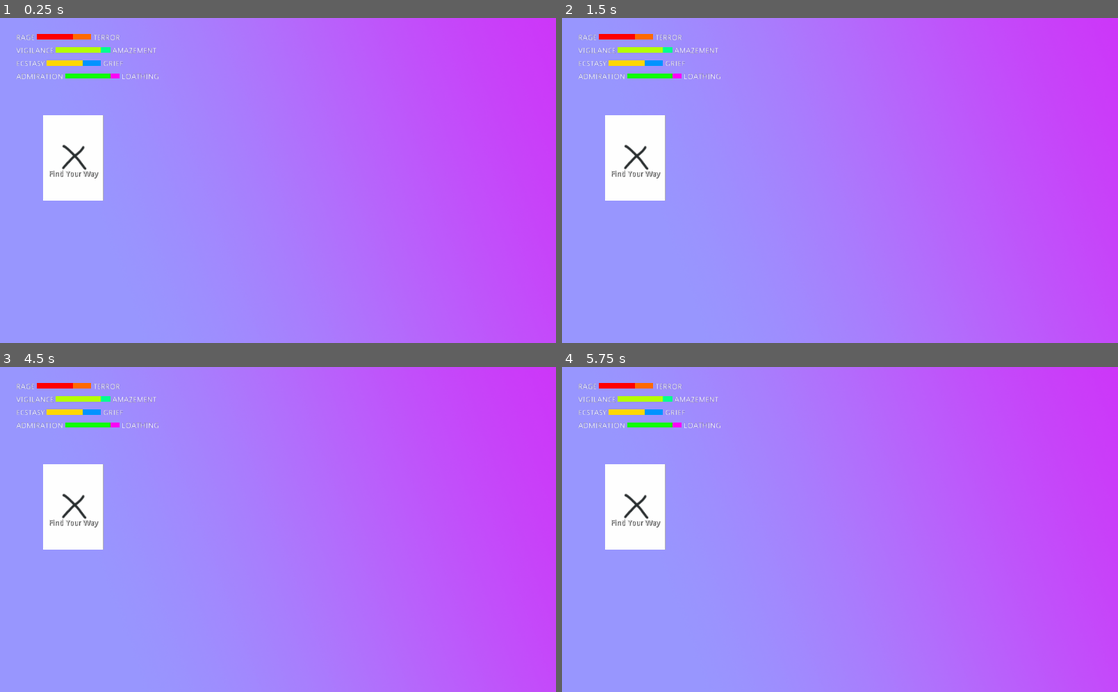
Above: before the commit, frames 1-4 (two rows, left to right).
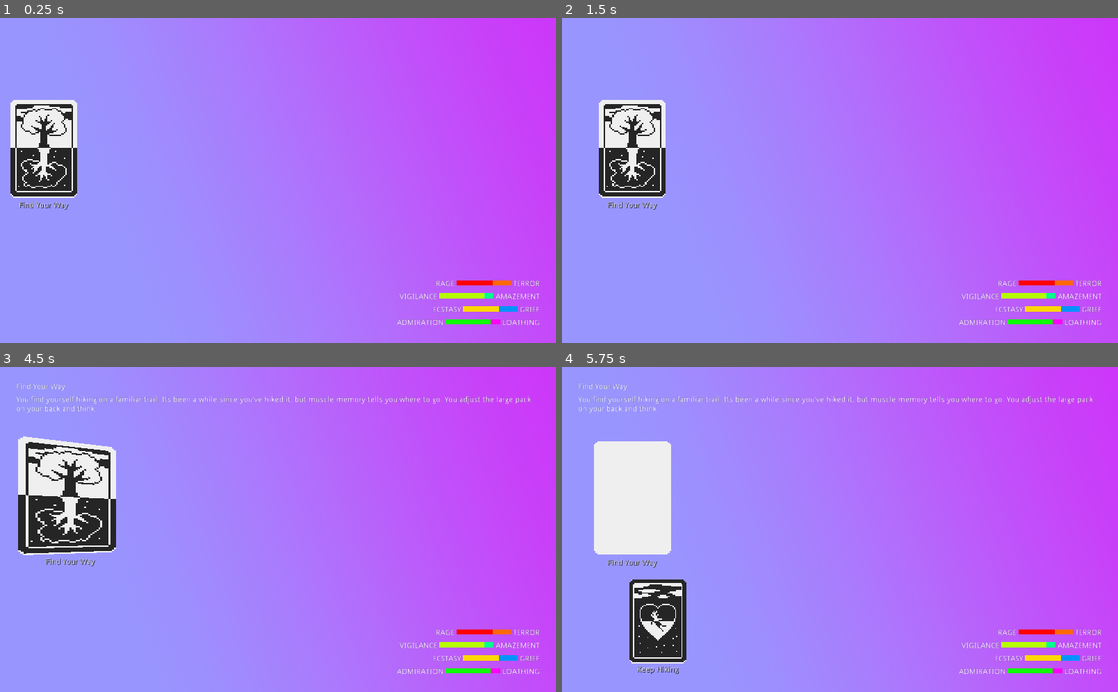
Above: after the commit, the same moments.

Repository: tVeratti/ludum-dare-49
Game: Godot game, scene res://main.tscn
Same seed, same stepped clock (60 frames per second), same inputs: the game is played once before the commit and once after it.
Inputs (mouse positions are in pixels of both pictures, inside the frame that each line leads up to):
- Up to frame 1 (0.25 s): no input
- Up to frame 2 (1.5 s): move the mouse to (962, 164) at 0.52 s; click (962, 164) at 0.67 s; tap Enter at 1.25 s; move the mouse to (728, 196) at 1.27 s; click (728, 196) at 1.42 s
- Up to frame 3 (4.5 s): tap Space at 2, 3.5 s; move the mouse to (333, 458) at 2.02 s; click (333, 458) at 2.17 s; tap Enter at 2.75, 4.25 s; move the mouse to (250, 594) at 2.77 s; click (250, 594) at 2.92 s; move the mouse to (444, 578) at 3.52 s; click (444, 578) at 3.67 s; move the mouse to (111, 480) at 4.27 s; click (111, 480) at 4.42 s
- Up to frame 4 (5.75 s): move the mouse to (867, 529) at 5.02 s; click (867, 529) at 5.17 s

The runs differ from the first frame. In frame 1, 6.4% of the frame differs, in the area x 1-98%, y 4-95%; in frame 2, 4.7%; in frame 3, 7.6%, in the area x 2-98%, y 4-95%; in frame 4, 7.6%.

Commit message:
add card initial card backs, small delays and place audio

Diff:
--- /dev/null
+++ b/src/assets/materials/base_front.tres
@@ -0,0 +1,10 @@
+[gd_resource type="SpatialMaterial" load_steps=2 format=2]
+
+[ext_resource path="res://assets/textures/cardfront_base.png" type="Texture" id=1]
+
+[resource]
+flags_transparent = true
+flags_unshaded = true
+params_cull_mode = 2
+albedo_texture = ExtResource( 1 )
+uv1_scale = Vector3( 3, 2, 1 )
--- /dev/null
+++ b/src/assets/materials/scenario_back.tres
@@ -0,0 +1,9 @@
+[gd_resource type="SpatialMaterial" load_steps=2 format=2]
+
+[ext_resource path="res://assets/textures/cardback_nature.png" type="Texture" id=1]
+
+[resource]
+flags_unshaded = true
+params_cull_mode = 2
+albedo_texture = ExtResource( 1 )
+uv1_scale = Vector3( 3, 2, 1 )
--- a/src/card/scenes/action_card.gd
+++ b/src/card/scenes/action_card.gd
@@ -1,10 +1,13 @@
 extends BaseCard
+
+var ActionBack = preload("res://assets/textures/cardback_soul.png")
 
 var card:Card
 
 
 func _ready():
 	label.text = card.title
+	set_card_back(ActionBack)
 
 
 func activate():
--- a/src/card/scenes/base_card.gd
+++ b/src/card/scenes/base_card.gd
@@ -8,22 +8,24 @@
 
 onready var camera:Camera = get_viewport().get_camera()
 
-onready var front_mesh:MeshInstance = $front_mesh
-onready var back_mesh:MeshInstance = $back_mesh
+onready var front_mesh:Sprite3D = $front_mesh
+onready var back_mesh:Sprite3D = $back_mesh
 onready var move_tween:Tween = $move_tween
 onready var look_tween:Tween = $look_tween
 onready var flip_audio:AudioStreamPlayer = $flip_audio
 onready var hover_audio:AudioStreamPlayer = $hover_audio
+onready var place_audio:AudioStreamPlayer = $place_audio
 onready var label = $label3D
 
 var disabled:bool = false
+var hovered:bool = false
 var target_origin:Vector3
 var target_hover:Vector3
 
+var positioned:bool = false
+
 
 func _ready():
-	# set mesh textures?
-
 	# Snapshot some resting postional values.
 	target_origin = global_transform.origin + target_offset
 	var camera_direction = (camera.global_transform.origin - target_origin).normalized()
@@ -31,12 +33,29 @@
 
 	# Move to its starting offset.
 	if target_offset.length() > 0:
-		move_tween.interpolate_property(self, "translation", translation, target_offset, 1, Tween.TRANS_QUAD, Tween.EASE_IN_OUT)
+		move_tween.interpolate_property(self, "translation", translation, target_offset, 0.5, Tween.TRANS_QUAD, Tween.EASE_IN_OUT)
 		move_tween.start()
+
+		yield(get_tree().create_timer(0.3), "timeout")
+		var pitch_mod = rand_range(-0.1, 0.1)
+		place_audio.pitch_scale = 1 + pitch_mod
+		place_audio.play()
+
+
+func set_card_back(texture:Texture):
+	back_mesh.texture = texture
+
+
+func set_card_front(material:SpatialMaterial):
+	pass
 
 
 func disable():
 	disabled = true
+
+
+func enable():
+	disabled = false
 
 
 func flip():
@@ -48,8 +67,9 @@
 func _on_Area_input_event(camera, event, click_position, click_normal, shape_idx):
 	if not disabled:
 		if event is InputEventMouseMotion:
-			var look_offset = click_position - Vector3(0, 0, 20)
-			look_at(look_offset, Vector3.UP)
+#			var look_offset = click_position - Vector3(0, 0, 10)
+#			look_at(look_offset, Vector3.UP)
+			if not hovered: tween_origin(target_hover)
 		elif event is InputEventMouseButton and event.pressed:
 			flip()
 			activate()
@@ -63,13 +83,10 @@
 	pass # overwrite by action or scenario
 
 
-func get_size():
-	return front_mesh.get_aabb().size
-
-
 func tween_origin(target):
-	move_tween.interpolate_property(self, "global_transform:origin", global_transform.origin, target, 0.2, Tween.TRANS_QUAD, Tween.EASE_IN_OUT)
-	move_tween.start()
+	if positioned:
+		move_tween.interpolate_property(self, "global_transform:origin", global_transform.origin, target, 0.2, Tween.TRANS_QUAD, Tween.EASE_IN_OUT)
+		move_tween.start()
 
 
 func tween_look(target):
@@ -79,8 +96,10 @@
 
 func _on_Area_mouse_entered():
 	if not disabled:
+		hovered = true
 		hover()
 		tween_origin(target_hover)
+
 		# Modify the pitch just a TINY bit...
 		var pitch_mod = rand_range(-0.1, 0.1)
 		hover_audio.pitch_scale = 1 + pitch_mod
@@ -89,5 +108,10 @@
 
 func _on_Area_mouse_exited():
 	if not disabled:
+		hovered = false
 		tween_look(Vector3.ZERO)
 		tween_origin(target_origin)
+
+
+func _on_move_tween_tween_all_completed():
+	positioned = true
--- a/src/card/scenes/base_card.tscn
+++ b/src/card/scenes/base_card.tscn
@@ -1,16 +1,12 @@
 [gd_scene load_steps=9 format=2]
 
-[ext_resource path="res://card/placeholder.png" type="Texture" id=1]
+[ext_resource path="res://assets/audio/ld49_carddeal.wav" type="AudioStream" id=1]
 [ext_resource path="res://card/scenes/base_card.gd" type="Script" id=2]
 [ext_resource path="res://common/label3D.tscn" type="PackedScene" id=3]
 [ext_resource path="res://assets/audio/ld49_cardflip.wav" type="AudioStream" id=4]
 [ext_resource path="res://assets/audio/ld49_cardlift.wav" type="AudioStream" id=5]
-
-[sub_resource type="CubeMesh" id=1]
-
-[sub_resource type="SpatialMaterial" id=2]
-albedo_texture = ExtResource( 1 )
-uv1_scale = Vector3( 3, 2, 1 )
+[ext_resource path="res://assets/textures/cardfront_base.png" type="Texture" id=7]
+[ext_resource path="res://assets/textures/cardback_nature.png" type="Texture" id=8]
 
 [sub_resource type="ConcavePolygonShape" id=3]
 data = PoolVector3Array( -1, 1, 1, 1, 1, 1, -1, -1, 1, 1, 1, 1, 1, -1, 1, -1, -1, 1, 1, 1, -1, -1, 1, -1, 1, -1, -1, -1 …(284 unchanged characters)…
@@ -18,25 +14,25 @@
 [node name="card" type="Spatial"]
 script = ExtResource( 2 )
 
-[node name="front_mesh" type="MeshInstance" parent="."]
-transform = Transform( 0.7, 0, 0, 0, 1, 0, 0, 0, 0.01, 0, 0, 0 )
-mesh = SubResource( 1 )
-material/0 = SubResource( 2 )
+[node name="front_mesh" type="Sprite3D" parent="."]
+transform = Transform( 2.79705, 0, 0, 0, 2.53195, 0, 0, 0, 1, -0.005, 0, -0.001 )
+alpha_cut = 2
+texture = ExtResource( 7 )
 
-[node name="Area" type="Area" parent="front_mesh"]
-transform = Transform( 1.42857, 0, 0, 0, 1, 0, 0, 0, 100, 0, 0, 0 )
+[node name="back_mesh" type="Sprite3D" parent="."]
+transform = Transform( 2.79705, 0, 0, 0, 2.53195, 0, 0, 0, 1, 0, 0, 0.001 )
+alpha_cut = 2
+texture = ExtResource( 8 )
 
-[node name="CollisionShape" type="CollisionShape" parent="front_mesh/Area"]
+[node name="Area" type="Area" parent="."]
+transform = Transform( 0.999999, 0, 0, 0, 1, 0, 0, 0, 2, 0, 0, 0 )
+
+[node name="CollisionShape" type="CollisionShape" parent="Area"]
 transform = Transform( 0.8, 0, 0, 0, 1.1, 0, 0, 0, 0.01, 0, 0, 0 )
 shape = SubResource( 3 )
 
-[node name="back_mesh" type="MeshInstance" parent="."]
-transform = Transform( 0.7, 0, 0, 0, 1, 0, 0, 0, 0.01, 0, 0, 0 )
-mesh = SubResource( 1 )
-material/0 = SubResource( 2 )
-
 [node name="label3D" parent="." instance=ExtResource( 3 )]
-transform = Transform( 1, 0, 0, 0, 1, 0, 0, 0, 1, 0, -0.376167, 0 )
+transform = Transform( 1, 0, 0, 0, 1, 0, 0, 0, 1, 0, -1.06542, 0 )
 
 [node name="move_tween" type="Tween" parent="."]
 
@@ -44,12 +40,15 @@
 
 [node name="flip_audio" type="AudioStreamPlayer" parent="."]
 stream = ExtResource( 4 )
-volume_db = 5.0
 
 [node name="hover_audio" type="AudioStreamPlayer" parent="."]
 stream = ExtResource( 5 )
 volume_db = -10.0
 
-[connection signal="input_event" from="front_mesh/Area" to="." method="_on_Area_input_event"]
-[connection signal="mouse_entered" from="front_mesh/Area" to="." method="_on_Area_mouse_entered"]
-[connection signal="mouse_exited" from="front_mesh/Area" to="." method="_on_Area_mouse_exited"]
+[node name="place_audio" type="AudioStreamPlayer" parent="."]
+stream = ExtResource( 1 )
+
+[connection signal="input_event" from="Area" to="." method="_on_Area_input_event"]
+[connection signal="mouse_entered" from="Area" to="." method="_on_Area_mouse_entered"]
+[connection signal="mouse_exited" from="Area" to="." method="_on_Area_mouse_exited"]
+[connection signal="tween_all_completed" from="move_tween" to="." method="_on_move_tween_tween_all_completed"]
--- a/src/card/scenes/hand.gd
+++ b/src/card/scenes/hand.gd
@@ -2,7 +2,7 @@
 
 var CardScene = load("res://card/scenes/action_card.tscn")
 
-const CARD_OFFSET = 0.1
+const CARD_OFFSET = 1.5
 
 
 onready var cards:Spatial = $cards
@@ -21,9 +21,12 @@
 		var card_button = CardScene.instance()
 		card_button.card = card
 		card_button.target_offset = offset
+
+		# Delay each card just a tiny bit for a dealing effect
+		yield(get_tree().create_timer(0.3), "timeout")
 		cards.add_child(card_button)
 
-		offset += Vector3(card_button.get_size().x + CARD_OFFSET, 0, 0.01)
+		offset += Vector3(CARD_OFFSET, 0, 0)
 
 
 func _on_scenario_requested():
@@ -33,6 +36,7 @@
 
 
 func _on_scenario_started(scenario:Scenario):
+	yield(get_tree().create_timer(0.5), "timeout")
 	render_cards(scenario)
 
 
--- a/src/interface/emotions/emotion.tscn
+++ b/src/interface/emotions/emotion.tscn
@@ -20,18 +20,22 @@
 [node name="layout" type="HBoxContainer" parent="."]
 margin_right = 1024.0
 margin_bottom = 600.0
+mouse_filter = 2
+alignment = 2
 
 [node name="left" type="Label" parent="layout"]
+margin_left = 866.0
 margin_top = 293.0
-margin_right = 21.0
+margin_right = 887.0
 margin_bottom = 307.0
 text = "left"
 
 [node name="progress" type="ProgressBar" parent="layout"]
-margin_left = 25.0
-margin_right = 125.0
+margin_left = 891.0
+margin_right = 991.0
 margin_bottom = 10.0
 rect_min_size = Vector2( 100, 10 )
+mouse_filter = 2
 custom_styles/fg = SubResource( 1 )
 custom_styles/bg = SubResource( 2 )
 max_value = 6.0
@@ -43,8 +47,8 @@
 }
 
 [node name="right" type="Label" parent="layout"]
-margin_left = 129.0
+margin_left = 995.0
 margin_top = 293.0
-margin_right = 158.0
+margin_right = 1024.0
 margin_bottom = 307.0
 text = "right"
--- a/src/interface/emotions/emotions.tscn
+++ b/src/interface/emotions/emotions.tscn
@@ -2,41 +2,51 @@
 
 [ext_resource path="res://interface/emotions/emotion.tscn" type="PackedScene" id=2]
 
-[node name="emotions" type="VBoxContainer"]
+[node name="emotions" type="MarginContainer"]
 anchor_right = 1.0
 anchor_bottom = 1.0
-custom_constants/separation = 10
+mouse_filter = 2
 __meta__ = {
 "_edit_use_anchors_": false
 }
 
-[node name="rage_terror" parent="." instance=ExtResource( 2 )]
+[node name="emotions" type="VBoxContainer" parent="."]
+margin_right = 1024.0
+margin_bottom = 600.0
+mouse_filter = 2
+custom_constants/separation = 10
+alignment = 2
+__meta__ = {
+"_edit_use_anchors_": false
+}
+
+[node name="rage_terror" parent="emotions" instance=ExtResource( 2 )]
 anchor_right = 0.0
 anchor_bottom = 0.0
+margin_top = 514.0
 margin_right = 1024.0
-margin_bottom = 14.0
+margin_bottom = 528.0
 
-[node name="vigilance_amazement" parent="." instance=ExtResource( 2 )]
+[node name="vigilance_amazement" parent="emotions" instance=ExtResource( 2 )]
 anchor_right = 0.0
 anchor_bottom = 0.0
-margin_top = 24.0
+margin_top = 538.0
 margin_right = 1024.0
-margin_bottom = 38.0
+margin_bottom = 552.0
 scale = 1
 
-[node name="ecstasy_grief" parent="." instance=ExtResource( 2 )]
+[node name="ecstasy_grief" parent="emotions" instance=ExtResource( 2 )]
 anchor_right = 0.0
 anchor_bottom = 0.0
-margin_top = 48.0
+margin_top = 562.0
 margin_right = 1024.0
-margin_bottom = 62.0
+margin_bottom = 576.0
 scale = 2
 
-[node name="admiration_loathing" parent="." instance=ExtResource( 2 )]
+[node name="admiration_loathing" parent="emotions" instance=ExtResource( 2 )]
 anchor_right = 0.0
 anchor_bottom = 0.0
-margin_top = 72.0
+margin_top = 586.0
 margin_right = 1024.0
-margin_bottom = 86.0
-mouse_filter = 2
+margin_bottom = 600.0
 scale = 3
--- a/src/interface/scenario.tscn
+++ b/src/interface/scenario.tscn
@@ -15,16 +15,19 @@
 [node name="title" type="Label" parent="."]
 margin_right = 1024.0
 margin_bottom = 14.0
+autowrap = true
 
 [node name="flavor" type="Label" parent="."]
 margin_top = 24.0
 margin_right = 1024.0
 margin_bottom = 38.0
+autowrap = true
 
 [node name="outcome" type="Label" parent="."]
 margin_top = 48.0
 margin_right = 1024.0
 margin_bottom = 62.0
+autowrap = true
 
 [node name="next" type="Button" parent="."]
 visible = false
--- a/src/main.gd
+++ b/src/main.gd
@@ -7,6 +7,8 @@
 #	Player selects card
 #	Card flips over to reveal success or failure outcome
 #	Apply modifiers to emotion scales
+
+var ScenarioCard = preload("res://scenario/scenes/scenario_card.tscn")
 
 
 # Add all scenarios that can appear in a game through editor
@@ -19,6 +21,7 @@
 var player:Player
 
 onready var hand:Spatial = $hand
+onready var scenario_root:Spatial = $scenario
 
 
 func _ready():
@@ -45,6 +48,10 @@
 		# End of game
 		pass
 	else:
+		var scenario_card = ScenarioCard.instance()
+		scenario_card.scenario = current_scenario
+		scenario_card.target_offset = Vector3(1, 0, 0)
+		scenario_root.add_child(scenario_card)
 		Signals.emit_signal("scenario_ready", current_scenario)
 
 
@@ -77,7 +84,7 @@
 	var outcome
 	for index in range(roll_ranges.size()):
 		var roll_range = roll_ranges[index]
-		if roll_result > roll_range[0] and roll_result < roll_range[1]:
+		if roll_result >= roll_range[0] and roll_result < roll_range[1]:
 			outcome = card.outcomes[index]
 			print("Outcome Roll: %s [%s - %s]" % [roll_result, roll_range[0], roll_range[1]])
 			break
--- a/src/main.tscn
+++ b/src/main.tscn
@@ -7,7 +7,6 @@
 [ext_resource path="res://card/scenes/hand.tscn" type="PackedScene" id=5]
 [ext_resource path="res://assets/background_placeholder.png" type="Texture" id=6]
 [ext_resource path="res://scenario/resources/Find_your_way_1.tres" type="Resource" id=7]
-[ext_resource path="res://scenario/scenes/scenario_card.tscn" type="PackedScene" id=8]
 
 [sub_resource type="Environment" id=2]
 background_mode = 1
@@ -33,8 +32,8 @@
 [node name="CanvasLayer" type="CanvasLayer" parent="."]
 
 [node name="MarginContainer" type="MarginContainer" parent="CanvasLayer"]
-margin_right = 40.0
-margin_bottom = 40.0
+anchor_right = 1.0
+anchor_bottom = 1.0
 mouse_filter = 2
 custom_constants/margin_right = 30
 custom_constants/margin_top = 30
@@ -47,27 +46,34 @@
 [node name="VBoxContainer" type="VBoxContainer" parent="CanvasLayer/MarginContainer"]
 margin_left = 30.0
 margin_top = 30.0
-margin_right = 188.0
-margin_bottom = 278.0
+margin_right = 994.0
+margin_bottom = 570.0
 mouse_filter = 2
 custom_constants/separation = 100
 __meta__ = {
 "_edit_use_anchors_": false
 }
 
+[node name="scenario_test" parent="CanvasLayer/MarginContainer/VBoxContainer" instance=ExtResource( 3 )]
+anchor_right = 0.0
+anchor_bottom = 0.0
+margin_right = 964.0
+margin_bottom = 62.0
+
+[node name="spring" type="Control" parent="CanvasLayer/MarginContainer/VBoxContainer"]
+margin_top = 162.0
+margin_right = 964.0
+margin_bottom = 354.0
+mouse_filter = 2
+size_flags_horizontal = 3
+size_flags_vertical = 3
+
 [node name="emotions" parent="CanvasLayer/MarginContainer/VBoxContainer" instance=ExtResource( 4 )]
 anchor_right = 0.0
 anchor_bottom = 0.0
-margin_right = 158.0
-margin_bottom = 86.0
-mouse_filter = 2
-
-[node name="scenario_test" parent="CanvasLayer/MarginContainer/VBoxContainer" instance=ExtResource( 3 )]
-anchor_right = 0.0
-anchor_bottom = 0.0
-margin_top = 186.0
-margin_right = 158.0
-margin_bottom = 248.0
+margin_top = 454.0
+margin_right = 964.0
+margin_bottom = 540.0
 
 [node name="DirectionalLight" type="DirectionalLight" parent="."]
 transform = Transform( 0.996651, 0.0615643, 0.0538131, -0.0815891, 0.792268, 0.604694, -0.00540686, -0.607059, 0.794638, 0, 1.75788, 12.2908 )
@@ -75,5 +81,5 @@
 [node name="WorldEnvironment" type="WorldEnvironment" parent="."]
 environment = SubResource( 2 )
 
-[node name="scenario_card" parent="." instance=ExtResource( 8 )]
-transform = Transform( 1, 0, 0, 0, 1, 0, 0, 0, 1, -4.78499, 0.525099, -1.05605 )
+[node name="scenario" type="Spatial" parent="."]
+transform = Transform( 1, 0, 0, 0, 1, 0, 0, 0, 1, -4.91585, 0.597567, 0 )
--- a/src/scenario/scenes/scenario_card.gd
+++ b/src/scenario/scenes/scenario_card.gd
@@ -4,14 +4,15 @@
 
 
 func _ready():
-#	label.text = scenario.title
-	Signals.connect("scenario_ready", self, "_on_scenario_ready")
+	label.text = scenario.title
+
+	Signals.connect("scenario_requested", self, "_on_scenario_requested")
 
 
 func activate():
+	disable()
 	Signals.emit_signal("scenario_started", scenario)
 
 
-func _on_scenario_ready(new_scenario):
-	scenario = new_scenario
-	label.text = scenario.title
+func _on_scenario_requested():
+	queue_free()
Not shown, added: src/assets/audio/ld49_carddeal.wav.import
Binary file added: src/assets/textures/cardback_nature.png
Not shown, changed: src/assets/textures/cardback_nature.png.import
Binary file added: src/assets/textures/cardback_soul.png
Not shown, added: src/assets/textures/cardback_soul.png.import
Binary file added: src/assets/textures/cardfront_base.png
Not shown, added: src/assets/textures/cardfront_base.png.import
Binary file removed: src/card/placeholder.png
Not shown: 1 places in src/main.tscn that only renumber resources
Not shown, added: src/assets/audio/ld49_carddeal.wav
